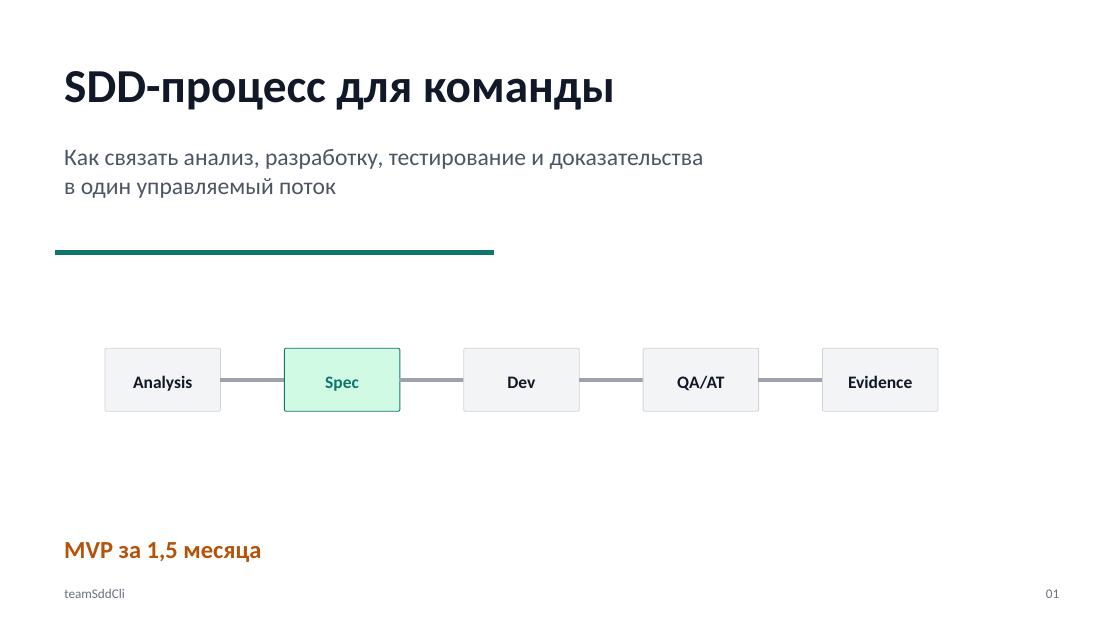
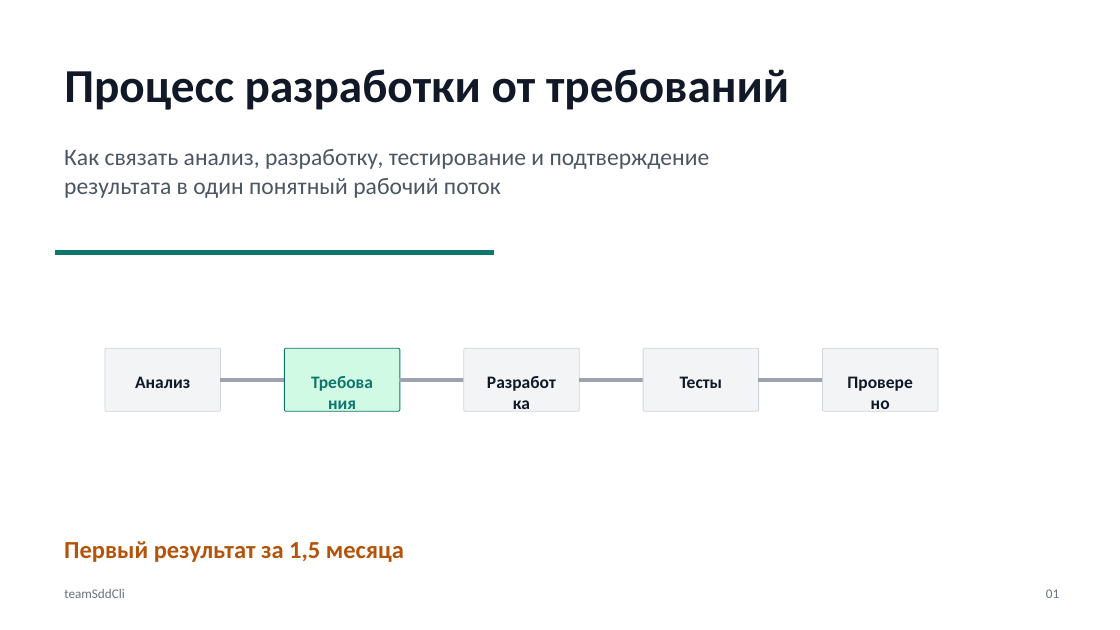
Before and after one commit to danka19/teamSddCli, a slide deck: slide 1 of outputs/team-sdd-principle-mvp-plan.pptx. Drawn at 1120x630 pixels with LibreOffice and Linux fonts; fonts in the diff are those of the drawing. Boxes give left, top, right and bottom in pixels: in the first picture for what was removed or moved away, otherwise in the second. Text is boxed around its words. In the diff, an @@ line names an element or a change of style, - is before the commit and + after.

```diff
--- a/outputs/team-sdd-principle-mvp-plan.pptx
+++ b/outputs/team-sdd-principle-mvp-plan.pptx
@@ text at bbox=[64, 69, 789, 110]: text changed @@
-SDD-процесс для команды
+Процесс разработки от требований
@@ text at bbox=[64, 149, 710, 198]: text changed @@
-Как связать анализ, разработку, тестирование и доказательства в один управляемый поток
+Как связать анализ, разработку, тестирование и подтверждение результата в один понятный рабочий поток
@@ text at bbox=[135, 376, 190, 388]: text changed @@
-Analysis
+Анализ
@@ text at bbox=[325, 376, 359, 391]: text changed @@
-Spec
+Требования
@@ text at bbox=[507, 376, 535, 388]: text changed @@
-Dev
+Разработка
@@ text at bbox=[680, 376, 723, 388]: text changed @@
-QA/AT
+Тесты
@@ text at bbox=[848, 375, 912, 388]: text changed @@
-Evidence
+Проверено
@@ text at bbox=[64, 541, 404, 562]: text changed @@
-MVP за 1,5 месяца
+Первый результат за 1,5 месяца
```
Also in this commit, not shown: 5 other slides changed, 2 slides added, 2 slides removed.
